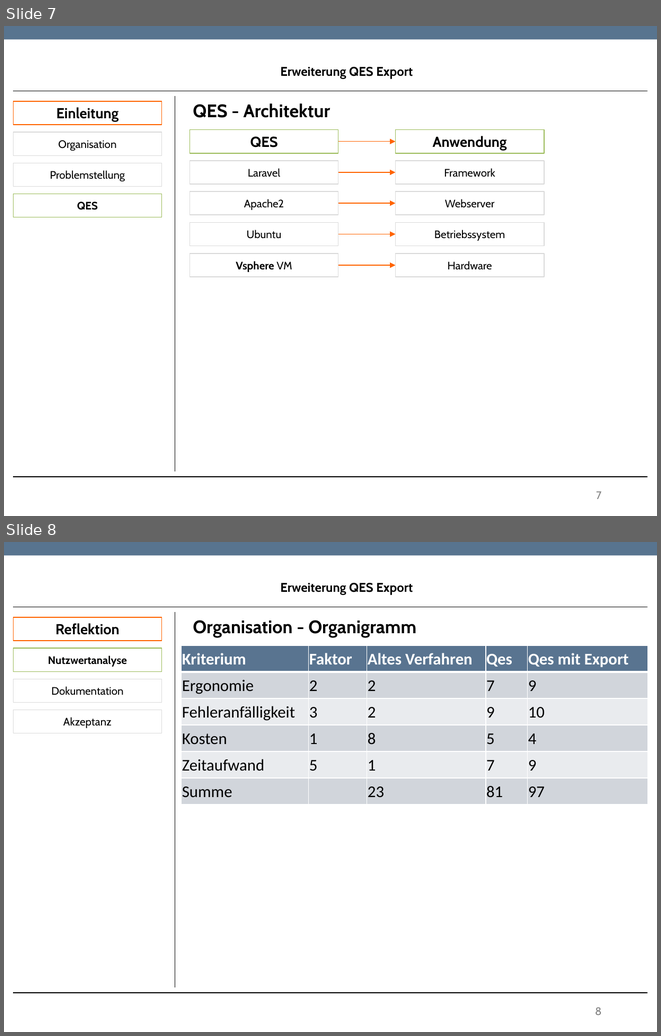
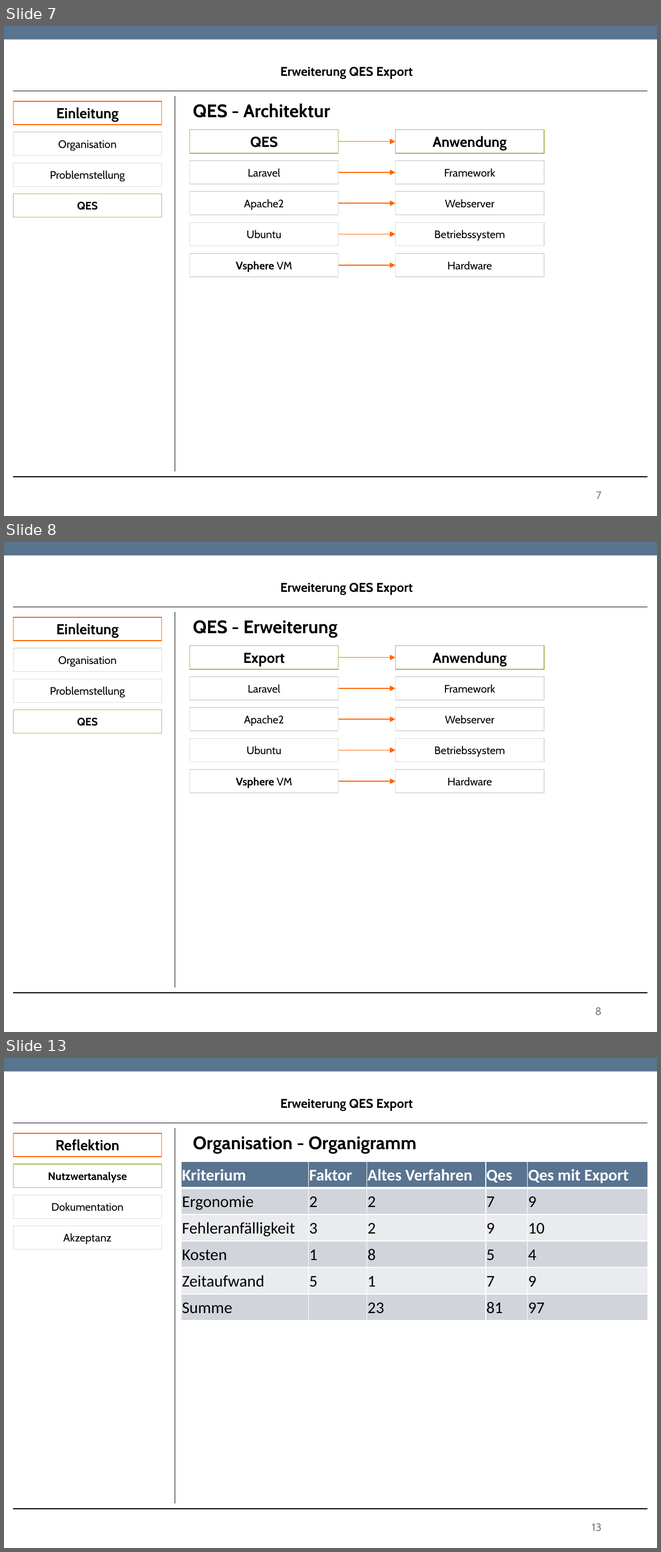
Before and after one commit to TwoHorus/dbExelExportLaravel, a slide deck: DOC/Fachgespraech.pptx. Shown one above the other, each under a label of ours: slides 7 and 8 before the commit, slides 7, 8 and 13 after it; the slides between them are not shown. The pictures are 661x1036 and 661x1552 pixels, drawn with LibreOffice and Linux fonts; fonts in the diff are those of the drawing; background and template pictures are left out. Boxes give left, top, right and bottom in pixels: in the first picture for what was removed or moved away, otherwise in the second. Text is boxed around its words. In the diff, an @@ line names an element or a change of style, - is before the commit and + after.

```diff
--- a/DOC/Fachgespraech.pptx
+++ b/DOC/Fachgespraech.pptx
@@ slide 8 added at <box>4,542,657,1032</box>, background #FFFFFF; not listed: 1 template element that a slide beside it also shows @@
@@ text added at <box>280,583,413,595</box>, 14 pt, text #000000, bold @@
+Erweiterung QES Export
@@ rectangle added at <box>13,617,162,641</box>, fill #FFFFFF, outline #FF6400 0.85 pt, 16 pt, text #000000, bold @@
+Einleitung
@@ line added from (13, 607) to (648, 607), #000000 0.75 pt @@
@@ line added from (175, 612) to (175, 987), #000000 0.75 pt @@
@@ text added at <box>193,620,338,637</box>, 20 pt, text #000000, bold @@
+QES - Erweiterung
@@ rectangle added at <box>13,648,162,671</box>, fill #FFFFFF, outline #DADADA 0.85 pt, 12 pt, text #000000 @@
+Organisation
@@ rectangle added at <box>190,646,338,669</box>, fill #FFFFFF, outline #9BBB59 0.85 pt, 16 pt, text #000000, bold @@
+Export
@@ rectangle added at <box>395,646,544,669</box>, fill #FFFFFF, outline #9BBB59 0.85 pt, 16 pt, text #000000, bold @@
+Anwendung
@@ arrow added from (338, 658) to (395, 658), #FF6400 0.75 pt @@
@@ rectangle added at <box>13,679,162,703</box>, fill #FFFFFF, outline #DADADA 0.85 pt, 12 pt, text #000000 @@
+Problemstellung
@@ rectangle added at <box>190,677,338,700</box>, fill #FFFFFF, outline #DADADA 0.85 pt, 12 pt, text #000000 @@
+Laravel
@@ rectangle added at <box>395,677,544,700</box>, fill #FFFFFF, outline #DADADA 0.85 pt, 12 pt, text #000000 @@
+Framework
@@ arrow added from (338, 688) to (395, 688), #FF6400 0.75 pt @@
@@ rectangle added at <box>13,710,162,733</box>, fill #FFFFFF, outline #9BBB59 0.85 pt, 12 pt, text #000000, bold @@
+QES
@@ rectangle added at <box>190,707,338,731</box>, fill #FFFFFF, outline #DADADA 0.85 pt, 12 pt, text #000000 @@
+Apache2
@@ rectangle added at <box>395,707,544,731</box>, fill #FFFFFF, outline #DADADA 0.85 pt, 12 pt, text #000000 @@
+Webserver
@@ arrow added from (338, 719) to (395, 719), #FF6400 0.75 pt @@
@@ rectangle added at <box>190,739,338,762</box>, fill #FFFFFF, outline #DADADA 0.85 pt, 12 pt, text #000000 @@
+Ubuntu
@@ rectangle added at <box>395,739,544,762</box>, fill #FFFFFF, outline #DADADA 0.85 pt, 12 pt, text #000000 @@
+Betriebssystem
@@ arrow added from (338, 750) to (395, 750), #FF6400 0.75 pt @@
@@ rectangle added at <box>190,769,338,793</box>, fill #FFFFFF, outline #DADADA 0.85 pt, 12 pt, text #000000, bold @@
+Vsphere VM
@@ rectangle added at <box>395,769,544,793</box>, fill #FFFFFF, outline #DADADA 0.85 pt, 12 pt, text #000000 @@
+Hardware
@@ arrow added from (338, 781) to (395, 781), #FF6400 0.75 pt @@
@@ line added from (13, 992) to (648, 992), #000000 0.75 pt @@
@@ page number added at <box>595,1007,601,1015</box>, 12 pt, text #808080 @@
+8
@@ what was slide 8 is now slide 13 @@
@@ page number at <box>592,1523,601,1531</box>: text changed @@
-8
+13
```
Also in this commit, not shown: 4 other slides added, 1 other file.
